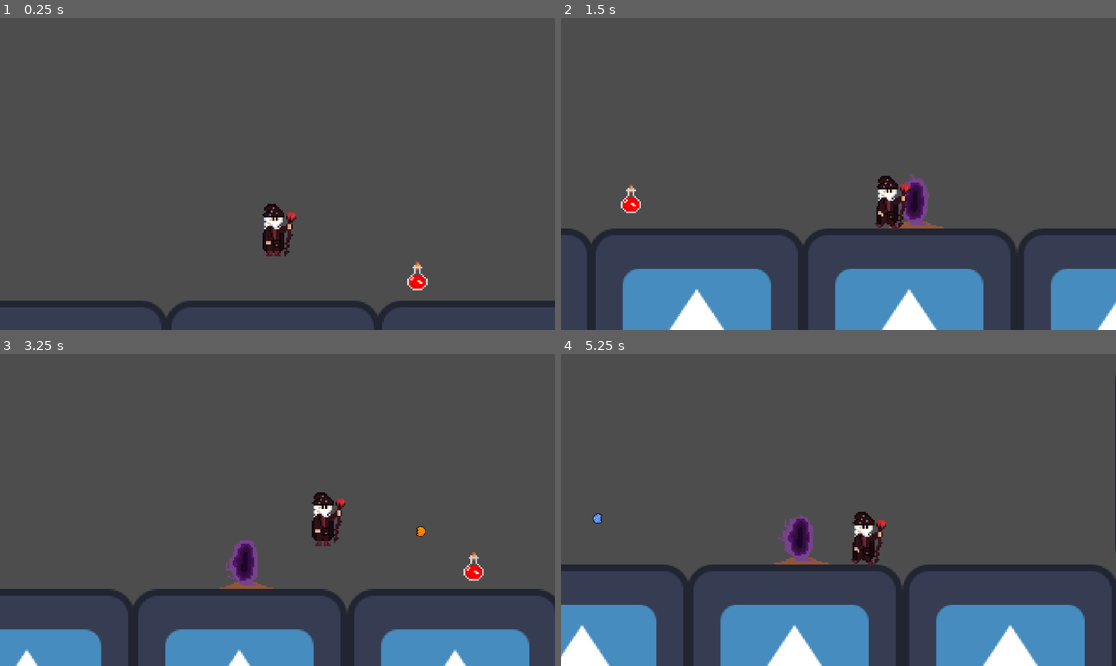
Above: before the commit, frames 1-4 (two rows, left to right).
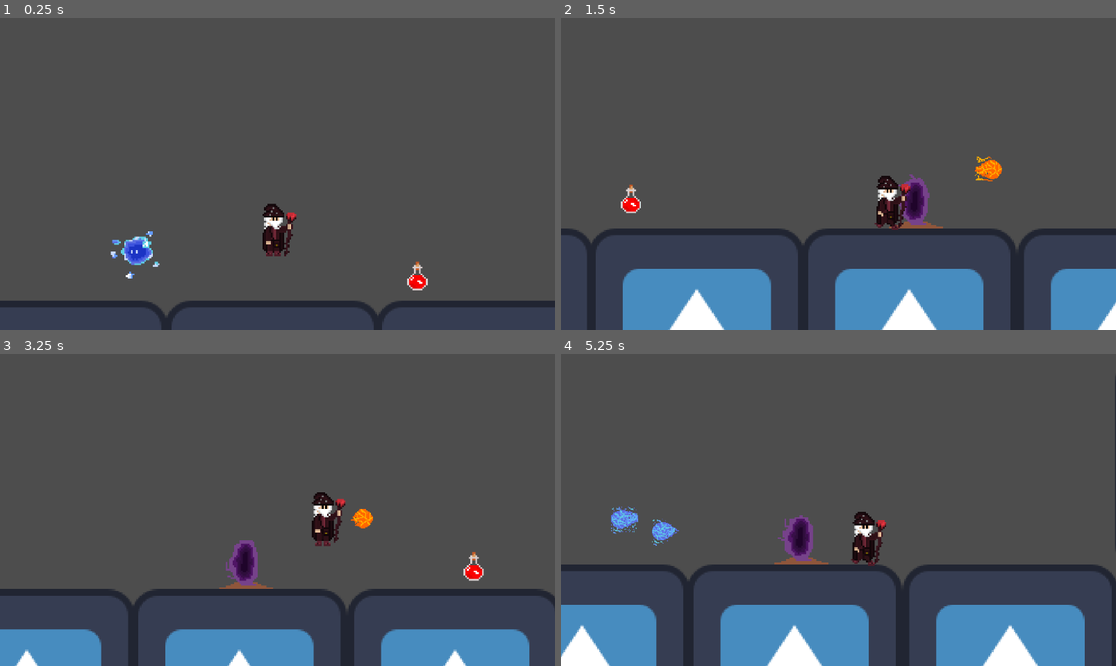
Above: after the commit, the same moments.

Repository: zSelimReborn/Project-Unitum
Game: Godot game, scene res://scenes/debug.tscn
The game is run twice, just before and just after one commit, with the same random seed, the same clock (stepped at 60 frames per second) and the same inputs. The engine's default icon, where the game draws it, is replaced by a stand-in: a white triangle on a blue panel in a dark square.
Inputs (mouse positions are in pixels of both pictures, inside the frame that each line leads up to):
- Up to frame 1 (0.25 s): no input
- Up to frame 2 (1.5 s): move the mouse to (960, 158) at 0.52 s; press the mouse at (960, 158) at 0.53 s; hold D (move_right) from 0.53 s (still down); tap Space (jump) at 0.77 s; move the mouse to (727, 189) at 1.27 s; release the mouse at (727, 189) at 1.28 s; tap 1 (change_element) at 1.35 s
- Up to frame 3 (3.25 s): tap Space (jump) at 1.52, 3.02 s; click (166, 525) at 1.55 s; move the mouse to (333, 441) at 2.02 s; release D (move_right) at 2.03 s; press the mouse at (333, 441) at 2.03 s; hold Left (move_left) 2.03-2.78 s; move the mouse to (249, 572) at 2.77 s; release the mouse at (249, 572) at 2.78 s; hold D (move_right) from 2.78 s (still down); tap E (interact) at 2.85 s; click (249, 572) at 3.05 s
- Up to frame 4 (5.25 s): move the mouse to (1005, 556) at 3.52 s; hold Right mouse button (take) 3.53-4.28 s; tap Space (jump) at 3.77, 4.52 s; click (1005, 556) at 3.8 s; move the mouse to (672, 463) at 4.27 s; release D (move_right) at 4.28 s; hold Left (move_left) 4.28-5.03 s; tap 2 at 4.35 s; click (672, 463) at 4.55 s; move the mouse to (866, 510) at 5.02 s; press the mouse at (866, 510) at 5.03 s; hold D (move_right) from 5.03 s (still down); tap 3 at 5.1 s

The runs differ from the first frame. In frame 1, 0.5% of the frame differs, in the area x 19-29%, y 68-84%; in frame 2, 0.3%; in frame 3, 0.2%; in frame 4, 0.5%, in the area x 5-22%, y 48-62%.

Commit message:
Fixed projectiles

Diff:
--- a/blueprints/gameplay/projectile.tscn
+++ b/blueprints/gameplay/projectile.tscn
@@ -1,21 +1,24 @@
 [gd_scene load_steps=4 format=3 uid="uid://cpxa5h7iq7wux"]
 
 [ext_resource type="Script" path="res://scripts/gameplay/projectile.gd" id="1_ak1pj"]
-[ext_resource type="Texture2D" uid="uid://beymey1n6c1xi" path="res://assets/projectiles/water_ball.tga" id="2_theiv"]
+
+[sub_resource type="SpriteFrames" id="SpriteFrames_wmogd"]
+resource_local_to_scene = true
 
 [sub_resource type="RectangleShape2D" id="RectangleShape2D_md8ra"]
-size = Vector2(13, 12)
+size = Vector2(16.5, 15)
 
 [node name="Projectile" type="Area2D"]
 script = ExtResource("1_ak1pj")
-speed = 500.0
+speed = 300.0
 
-[node name="Sprite2D" type="Sprite2D" parent="."]
-scale = Vector2(0.25, 0.25)
-texture = ExtResource("2_theiv")
+[node name="AnimSprite" type="AnimatedSprite2D" parent="."]
+position = Vector2(0, -3)
+scale = Vector2(0.5, 0.5)
+sprite_frames = SubResource("SpriteFrames_wmogd")
 
 [node name="CollisionShape2D" type="CollisionShape2D" parent="."]
-position = Vector2(0.5, 0)
+position = Vector2(0, -3)
 shape = SubResource("RectangleShape2D_md8ra")
 
 [node name="Timer" type="Timer" parent="."]
@@ -23,4 +26,5 @@
 one_shot = true
 
 [connection signal="body_entered" from="." to="." method="_on_body_entered"]
+[connection signal="animation_looped" from="AnimSprite" to="." method="_on_anim_sprite_animation_looped"]
 [connection signal="timeout" from="Timer" to="." method="_on_timer_timeout"]
--- a/blueprints/gameplay/projectiles/air.tscn
+++ b/blueprints/gameplay/projectiles/air.tscn
@@ -1,9 +1,98 @@
-[gd_scene load_steps=3 format=3 uid="uid://dbxnsgdnf0rt8"]
+[gd_scene load_steps=14 format=3 uid="uid://dbxnsgdnf0rt8"]
 
 [ext_resource type="PackedScene" uid="uid://cpxa5h7iq7wux" path="res://blueprints/gameplay/projectile.tscn" id="1_1tnmt"]
-[ext_resource type="Texture2D" uid="uid://ihrsglgkko43" path="res://assets/projectiles/air_ball.tga" id="2_2r1ok"]
+[ext_resource type="Texture2D" uid="uid://bpj43q5txako8" path="res://assets/projectiles/air_ball_anim.tga" id="2_31xxm"]
+
+[sub_resource type="AtlasTexture" id="AtlasTexture_wspgr"]
+atlas = ExtResource("2_31xxm")
+region = Rect2(0, 0, 32, 32)
+
+[sub_resource type="AtlasTexture" id="AtlasTexture_5ukd7"]
+atlas = ExtResource("2_31xxm")
+region = Rect2(32, 0, 32, 32)
+
+[sub_resource type="AtlasTexture" id="AtlasTexture_cvnlp"]
+atlas = ExtResource("2_31xxm")
+region = Rect2(64, 0, 32, 32)
+
+[sub_resource type="AtlasTexture" id="AtlasTexture_88m4x"]
+atlas = ExtResource("2_31xxm")
+region = Rect2(96, 0, 32, 32)
+
+[sub_resource type="AtlasTexture" id="AtlasTexture_vxkbj"]
+atlas = ExtResource("2_31xxm")
+region = Rect2(0, 32, 32, 32)
+
+[sub_resource type="AtlasTexture" id="AtlasTexture_v2us6"]
+atlas = ExtResource("2_31xxm")
+region = Rect2(32, 32, 32, 32)
+
+[sub_resource type="AtlasTexture" id="AtlasTexture_qwhvf"]
+atlas = ExtResource("2_31xxm")
+region = Rect2(64, 32, 32, 32)
+
+[sub_resource type="AtlasTexture" id="AtlasTexture_fpt26"]
+atlas = ExtResource("2_31xxm")
+region = Rect2(0, 32, 32, 32)
+
+[sub_resource type="AtlasTexture" id="AtlasTexture_clo0j"]
+atlas = ExtResource("2_31xxm")
+region = Rect2(32, 32, 32, 32)
+
+[sub_resource type="AtlasTexture" id="AtlasTexture_31e1a"]
+atlas = ExtResource("2_31xxm")
+region = Rect2(64, 32, 32, 32)
+
+[sub_resource type="SpriteFrames" id="SpriteFrames_y18t4"]
+resource_local_to_scene = true
+animations = [{
+"frames": [{
+"duration": 1.0,
+"texture": SubResource("AtlasTexture_wspgr")
+}, {
+"duration": 1.0,
+"texture": SubResource("AtlasTexture_5ukd7")
+}, {
+"duration": 1.0,
+"texture": SubResource("AtlasTexture_cvnlp")
+}, {
+"duration": 1.0,
+"texture": SubResource("AtlasTexture_88m4x")
+}, {
+"duration": 1.0,
+"texture": SubResource("AtlasTexture_vxkbj")
+}, {
+"duration": 1.0,
+"texture": SubResource("AtlasTexture_v2us6")
+}, {
+"duration": 1.0,
+"texture": SubResource("AtlasTexture_qwhvf")
+}],
+"loop": true,
+"name": &"default",
+"speed": 10.0
+}, {
+"frames": [{
+"duration": 1.0,
+"texture": SubResource("AtlasTexture_fpt26")
+}, {
+"duration": 1.0,
+"texture": SubResource("AtlasTexture_clo0j")
+}, {
+"duration": 1.0,
+"texture": SubResource("AtlasTexture_31e1a")
+}],
+"loop": true,
+"name": &"loop",
+"speed": 10.0
+}]
 
 [node name="Projectile" instance=ExtResource("1_1tnmt")]
 
-[node name="Sprite2D" parent="." index="0"]
-texture = ExtResource("2_2r1ok")
+[node name="AnimSprite" parent="." index="0"]
+position = Vector2(0, -8)
+sprite_frames = SubResource("SpriteFrames_y18t4")
+autoplay = "default"
+
+[node name="CollisionShape2D" parent="." index="1"]
+position = Vector2(0, -8)
--- a/blueprints/gameplay/projectiles/earth.tscn
+++ b/blueprints/gameplay/projectiles/earth.tscn
@@ -1,9 +1,91 @@
-[gd_scene load_steps=3 format=3 uid="uid://cqmuveqfl0ahc"]
+[gd_scene load_steps=13 format=3 uid="uid://cqmuveqfl0ahc"]
 
 [ext_resource type="PackedScene" uid="uid://cpxa5h7iq7wux" path="res://blueprints/gameplay/projectile.tscn" id="1_h2a75"]
-[ext_resource type="Texture2D" uid="uid://bjbsdq7swq1rt" path="res://assets/projectiles/earth_ball.tga" id="2_g0ebi"]
+[ext_resource type="Texture2D" uid="uid://cg1svy6s1w4o2" path="res://assets/projectiles/earth_ball_anim.tga" id="2_vo2c2"]
+
+[sub_resource type="AtlasTexture" id="AtlasTexture_7i1uo"]
+atlas = ExtResource("2_vo2c2")
+region = Rect2(0, 0, 32, 32)
+
+[sub_resource type="AtlasTexture" id="AtlasTexture_vyjup"]
+atlas = ExtResource("2_vo2c2")
+region = Rect2(32, 0, 32, 32)
+
+[sub_resource type="AtlasTexture" id="AtlasTexture_23543"]
+atlas = ExtResource("2_vo2c2")
+region = Rect2(64, 0, 32, 32)
+
+[sub_resource type="AtlasTexture" id="AtlasTexture_5kwc1"]
+atlas = ExtResource("2_vo2c2")
+region = Rect2(96, 0, 32, 32)
+
+[sub_resource type="AtlasTexture" id="AtlasTexture_k0x1b"]
+atlas = ExtResource("2_vo2c2")
+region = Rect2(0, 32, 32, 32)
+
+[sub_resource type="AtlasTexture" id="AtlasTexture_et3ra"]
+atlas = ExtResource("2_vo2c2")
+region = Rect2(32, 32, 32, 32)
+
+[sub_resource type="AtlasTexture" id="AtlasTexture_r6e8n"]
+atlas = ExtResource("2_vo2c2")
+region = Rect2(64, 32, 32, 32)
+
+[sub_resource type="AtlasTexture" id="AtlasTexture_ak85a"]
+atlas = ExtResource("2_vo2c2")
+region = Rect2(32, 32, 32, 32)
+
+[sub_resource type="AtlasTexture" id="AtlasTexture_yyxxf"]
+atlas = ExtResource("2_vo2c2")
+region = Rect2(64, 32, 32, 32)
+
+[sub_resource type="SpriteFrames" id="SpriteFrames_d16rn"]
+resource_local_to_scene = true
+animations = [{
+"frames": [{
+"duration": 1.0,
+"texture": SubResource("AtlasTexture_7i1uo")
+}, {
+"duration": 1.0,
+"texture": SubResource("AtlasTexture_vyjup")
+}, {
+"duration": 1.0,
+"texture": SubResource("AtlasTexture_23543")
+}, {
+"duration": 1.0,
+"texture": SubResource("AtlasTexture_5kwc1")
+}, {
+"duration": 1.0,
+"texture": SubResource("AtlasTexture_k0x1b")
+}, {
+"duration": 1.0,
+"texture": SubResource("AtlasTexture_et3ra")
+}, {
+"duration": 1.0,
+"texture": SubResource("AtlasTexture_r6e8n")
+}],
+"loop": true,
+"name": &"default",
+"speed": 10.0
+}, {
+"frames": [{
+"duration": 1.0,
+"texture": SubResource("AtlasTexture_ak85a")
+}, {
+"duration": 1.0,
+"texture": SubResource("AtlasTexture_yyxxf")
+}],
+"loop": true,
+"name": &"loop",
+"speed": 10.0
+}]
 
 [node name="Projectile" instance=ExtResource("1_h2a75")]
 
-[node name="Sprite2D" parent="." index="0"]
-texture = ExtResource("2_g0ebi")
+[node name="AnimSprite" parent="." index="0"]
+position = Vector2(0, -8)
+sprite_frames = SubResource("SpriteFrames_d16rn")
+autoplay = "default"
+
+[node name="CollisionShape2D" parent="." index="1"]
+position = Vector2(0, -8)
--- a/blueprints/gameplay/projectiles/fire.tscn
+++ b/blueprints/gameplay/projectiles/fire.tscn
@@ -1,9 +1,91 @@
-[gd_scene load_steps=3 format=3 uid="uid://bn0tekli3d5oi"]
+[gd_scene load_steps=13 format=3 uid="uid://bn0tekli3d5oi"]
 
 [ext_resource type="PackedScene" uid="uid://cpxa5h7iq7wux" path="res://blueprints/gameplay/projectile.tscn" id="1_e8q7e"]
-[ext_resource type="Texture2D" uid="uid://cthsvv28m03wx" path="res://assets/projectiles/fire_ball.tga" id="2_sy51j"]
+[ext_resource type="Texture2D" uid="uid://bvam0fe6521ds" path="res://assets/projectiles/fire_ball_anim.tga" id="2_nm5w8"]
+
+[sub_resource type="AtlasTexture" id="AtlasTexture_uyqde"]
+atlas = ExtResource("2_nm5w8")
+region = Rect2(0, 0, 32, 32)
+
+[sub_resource type="AtlasTexture" id="AtlasTexture_i72k8"]
+atlas = ExtResource("2_nm5w8")
+region = Rect2(32, 0, 32, 32)
+
+[sub_resource type="AtlasTexture" id="AtlasTexture_df8hh"]
+atlas = ExtResource("2_nm5w8")
+region = Rect2(64, 0, 32, 32)
+
+[sub_resource type="AtlasTexture" id="AtlasTexture_1qwrk"]
+atlas = ExtResource("2_nm5w8")
+region = Rect2(96, 0, 32, 32)
+
+[sub_resource type="AtlasTexture" id="AtlasTexture_nnq5p"]
+atlas = ExtResource("2_nm5w8")
+region = Rect2(0, 32, 32, 32)
+
+[sub_resource type="AtlasTexture" id="AtlasTexture_bfcue"]
+atlas = ExtResource("2_nm5w8")
+region = Rect2(32, 32, 32, 32)
+
+[sub_resource type="AtlasTexture" id="AtlasTexture_4no76"]
+atlas = ExtResource("2_nm5w8")
+region = Rect2(64, 32, 32, 32)
+
+[sub_resource type="AtlasTexture" id="AtlasTexture_07mqx"]
+atlas = ExtResource("2_nm5w8")
+region = Rect2(32, 32, 32, 32)
+
+[sub_resource type="AtlasTexture" id="AtlasTexture_7q4rb"]
+atlas = ExtResource("2_nm5w8")
+region = Rect2(64, 32, 32, 32)
+
+[sub_resource type="SpriteFrames" id="SpriteFrames_aaek7"]
+resource_local_to_scene = true
+animations = [{
+"frames": [{
+"duration": 1.0,
+"texture": SubResource("AtlasTexture_uyqde")
+}, {
+"duration": 1.0,
+"texture": SubResource("AtlasTexture_i72k8")
+}, {
+"duration": 1.0,
+"texture": SubResource("AtlasTexture_df8hh")
+}, {
+"duration": 1.0,
+"texture": SubResource("AtlasTexture_1qwrk")
+}, {
+"duration": 1.0,
+"texture": SubResource("AtlasTexture_nnq5p")
+}, {
+"duration": 1.0,
+"texture": SubResource("AtlasTexture_bfcue")
+}, {
+"duration": 1.0,
+"texture": SubResource("AtlasTexture_4no76")
+}],
+"loop": true,
+"name": &"default",
+"speed": 10.0
+}, {
+"frames": [{
+"duration": 1.0,
+"texture": SubResource("AtlasTexture_07mqx")
+}, {
+"duration": 1.0,
+"texture": SubResource("AtlasTexture_7q4rb")
+}],
+"loop": true,
+"name": &"loop",
+"speed": 10.0
+}]
 
 [node name="Projectile" instance=ExtResource("1_e8q7e")]
 
-[node name="Sprite2D" parent="." index="0"]
-texture = ExtResource("2_sy51j")
+[node name="AnimSprite" parent="." index="0"]
+position = Vector2(0, -8)
+sprite_frames = SubResource("SpriteFrames_aaek7")
+autoplay = "default"
+
+[node name="CollisionShape2D" parent="." index="1"]
+position = Vector2(0, -8)
--- a/blueprints/gameplay/projectiles/water.tscn
+++ b/blueprints/gameplay/projectiles/water.tscn
@@ -1,5 +1,91 @@
-[gd_scene load_steps=2 format=3 uid="uid://b6rhifi5h1p36"]
+[gd_scene load_steps=13 format=3 uid="uid://b6rhifi5h1p36"]
 
 [ext_resource type="PackedScene" uid="uid://cpxa5h7iq7wux" path="res://blueprints/gameplay/projectile.tscn" id="1_7uhho"]
+[ext_resource type="Texture2D" uid="uid://6fjindsj3cne" path="res://assets/projectiles/water_ball_anim.tga" id="2_cssas"]
+
+[sub_resource type="AtlasTexture" id="AtlasTexture_xcpui"]
+atlas = ExtResource("2_cssas")
+region = Rect2(0, 0, 32, 32)
+
+[sub_resource type="AtlasTexture" id="AtlasTexture_wntwl"]
+atlas = ExtResource("2_cssas")
+region = Rect2(32, 0, 32, 32)
+
+[sub_resource type="AtlasTexture" id="AtlasTexture_62sm1"]
+atlas = ExtResource("2_cssas")
+region = Rect2(64, 0, 32, 32)
+
+[sub_resource type="AtlasTexture" id="AtlasTexture_xnjm3"]
+atlas = ExtResource("2_cssas")
+region = Rect2(96, 0, 32, 32)
+
+[sub_resource type="AtlasTexture" id="AtlasTexture_1c7e5"]
+atlas = ExtResource("2_cssas")
+region = Rect2(0, 32, 32, 32)
+
+[sub_resource type="AtlasTexture" id="AtlasTexture_plybp"]
+atlas = ExtResource("2_cssas")
+region = Rect2(32, 32, 32, 32)
+
+[sub_resource type="AtlasTexture" id="AtlasTexture_eevy7"]
+atlas = ExtResource("2_cssas")
+region = Rect2(64, 32, 32, 32)
+
+[sub_resource type="AtlasTexture" id="AtlasTexture_jg875"]
+atlas = ExtResource("2_cssas")
+region = Rect2(32, 32, 32, 32)
+
+[sub_resource type="AtlasTexture" id="AtlasTexture_46f27"]
+atlas = ExtResource("2_cssas")
+region = Rect2(64, 32, 32, 32)
+
+[sub_resource type="SpriteFrames" id="SpriteFrames_eg4wd"]
+resource_local_to_scene = true
+animations = [{
+"frames": [{
+"duration": 1.0,
+"texture": SubResource("AtlasTexture_xcpui")
+}, {
+"duration": 1.0,
+"texture": SubResource("AtlasTexture_wntwl")
+}, {
+"duration": 1.0,
+"texture": SubResource("AtlasTexture_62sm1")
+}, {
+"duration": 1.0,
+"texture": SubResource("AtlasTexture_xnjm3")
+}, {
+"duration": 1.0,
+"texture": SubResource("AtlasTexture_1c7e5")
+}, {
+"duration": 1.0,
+"texture": SubResource("AtlasTexture_plybp")
+}, {
+"duration": 1.0,
+"texture": SubResource("AtlasTexture_eevy7")
+}],
+"loop": true,
+"name": &"default",
+"speed": 10.0
+}, {
+"frames": [{
+"duration": 1.0,
+"texture": SubResource("AtlasTexture_jg875")
+}, {
+"duration": 1.0,
+"texture": SubResource("AtlasTexture_46f27")
+}],
+"loop": true,
+"name": &"loop",
+"speed": 10.0
+}]
 
 [node name="Projectile" instance=ExtResource("1_7uhho")]
+
+[node name="AnimSprite" parent="." index="0"]
+position = Vector2(0, -8)
+sprite_frames = SubResource("SpriteFrames_eg4wd")
+autoplay = "default"
+
+[node name="CollisionShape2D" parent="." index="1"]
+position = Vector2(0, -8)
--- a/scenes/debug.tscn
+++ b/scenes/debug.tscn
@@ -1,9 +1,10 @@
-[gd_scene load_steps=5 format=3 uid="uid://b75o8vpamtdpb"]
+[gd_scene load_steps=6 format=3 uid="uid://b75o8vpamtdpb"]
 
 [ext_resource type="PackedScene" uid="uid://dac3xdxvmds7h" path="res://blueprints/characters/player.tscn" id="1_qle6k"]
 [ext_resource type="PackedScene" uid="uid://br08n31udov33" path="res://blueprints/gameplay/sample_platform.tscn" id="2_bm1i2"]
 [ext_resource type="PackedScene" uid="uid://ym1qxgmtsj32" path="res://blueprints/gameplay/interactables/health_potion.tscn" id="3_jhxdv"]
 [ext_resource type="PackedScene" uid="uid://bkjrvv8tg7yvx" path="res://blueprints/gameplay/interactables/shadow_portal.tscn" id="3_kykmj"]
+[ext_resource type="PackedScene" uid="uid://vhiry6lt4r24" path="res://blueprints/gameplay/enemies/enemy.tscn" id="5_xrsou"]
 
 [node name="DebugMap" type="Node2D"]
 
@@ -86,3 +87,6 @@
 
 [node name="HealthPotion3" parent="." instance=ExtResource("3_jhxdv")]
 position = Vector2(83, 40)
+
+[node name="Area2D" parent="." instance=ExtResource("5_xrsou")]
+position = Vector2(-84, 41)
--- a/scripts/gameplay/projectile.gd
+++ b/scripts/gameplay/projectile.gd
@@ -3,8 +3,8 @@
 extends Area2D
 
 #On Ready
-@onready var sprite = $Sprite2D
 @onready var timer = $Timer
+@onready var sprite = $AnimSprite
 
 # Properties
 @export var speed : float = 750
@@ -15,9 +15,6 @@
 
 func _ready():
 	timer.start()
-
-func set_sprite_texture(texture):
-	sprite.set_texture(texture)
 
 func _physics_process(delta):
 	var x_offset = transform.x * speed * delta
@@ -30,3 +27,7 @@
 
 func _on_timer_timeout():
 	queue_free()
+
+func _on_anim_sprite_animation_looped():
+	if sprite.animation == "default":
+		sprite.play("loop")
Binary file removed: assets/projectiles/air_ball.tga
Binary file added: assets/projectiles/air_ball_anim.tga
Not shown, changed: assets/projectiles/air_ball_anim.tga.import
Binary file removed: assets/projectiles/earth_ball.tga
Binary file added: assets/projectiles/earth_ball_anim.tga
Not shown, changed: assets/projectiles/earth_ball_anim.tga.import
Binary file removed: assets/projectiles/fire_ball.tga
Binary file added: assets/projectiles/fire_ball_anim.tga
Not shown, changed: assets/projectiles/fire_ball_anim.tga.import
Binary file removed: assets/projectiles/water_ball.tga
Binary file added: assets/projectiles/water_ball_anim.tga
Not shown, changed: assets/projectiles/water_ball_anim.tga.import
